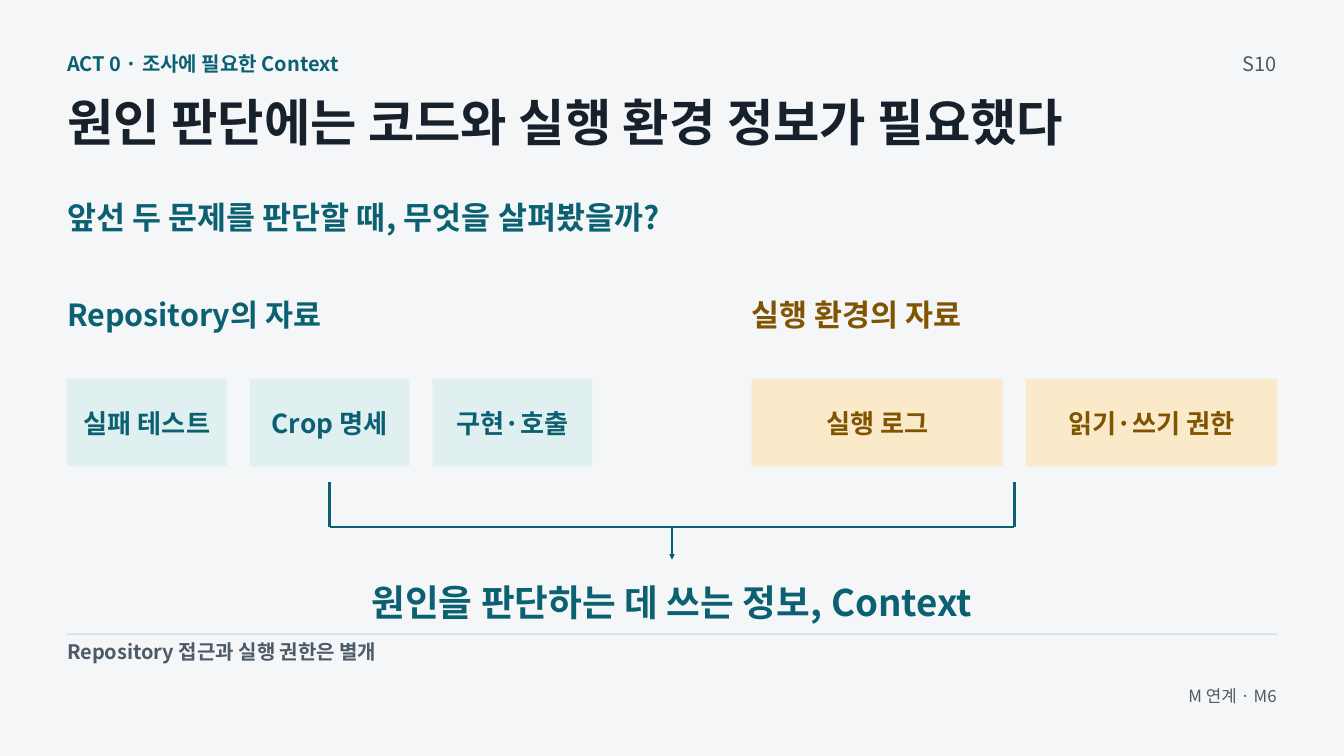
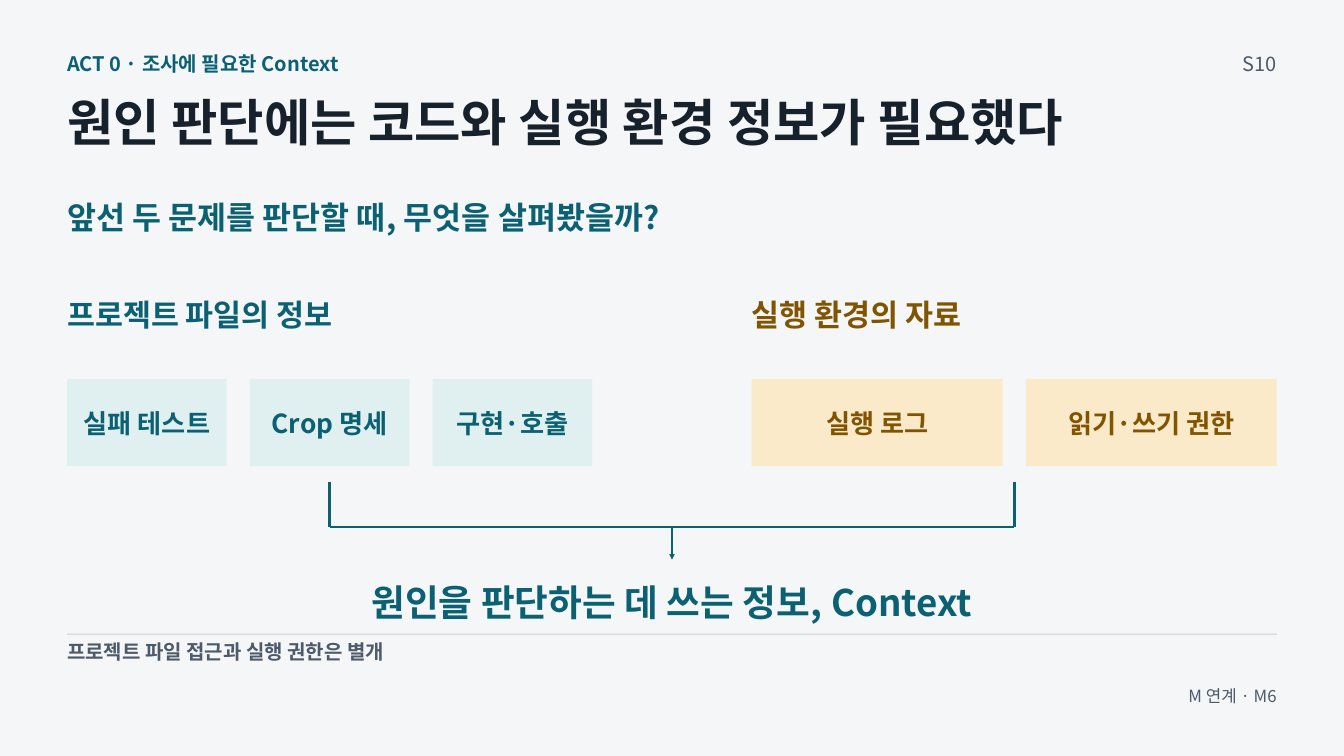
Before and after one commit to GideokKim/ai-dev-training, a slide deck: slide 10 of production/ACT_0.pptx. Drawn at 1344x756 pixels with LibreOffice and Linux fonts; fonts in the diff are those of the drawing. Boxes give left, top, right and bottom in pixels: in the first picture for what was removed or moved away, otherwise in the second. Text is boxed around its words. In the diff, an @@ line names an element or a change of style, - is before the commit and + after.

```diff
--- a/production/ACT_0.pptx
+++ b/production/ACT_0.pptx
@@ text at (67, 300, 333, 329): text changed @@
-Repository의 자료
+프로젝트 파일의 정보
@@ text at (67, 642, 384, 661): text changed @@
-Repository 접근과 실행 권한은 별개
+프로젝트 파일 접근과 실행 권한은 별개
```
Also in this commit, not shown: 5 other slides changed, 44 other files.
